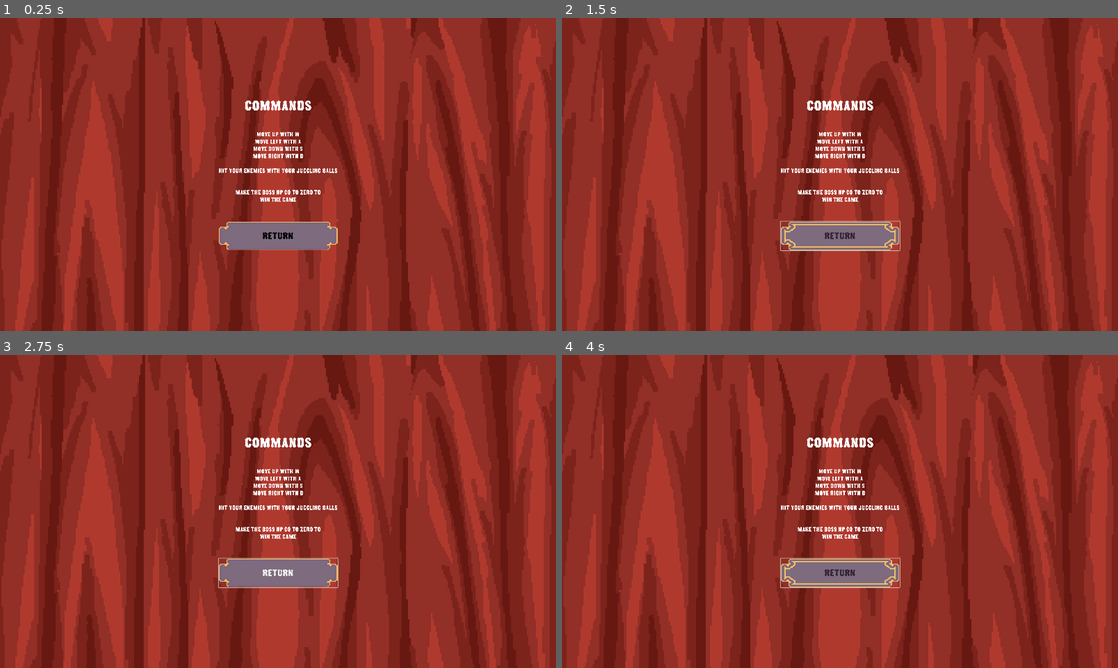
Above: before the commit, frames 1-4 (two rows, left to right).
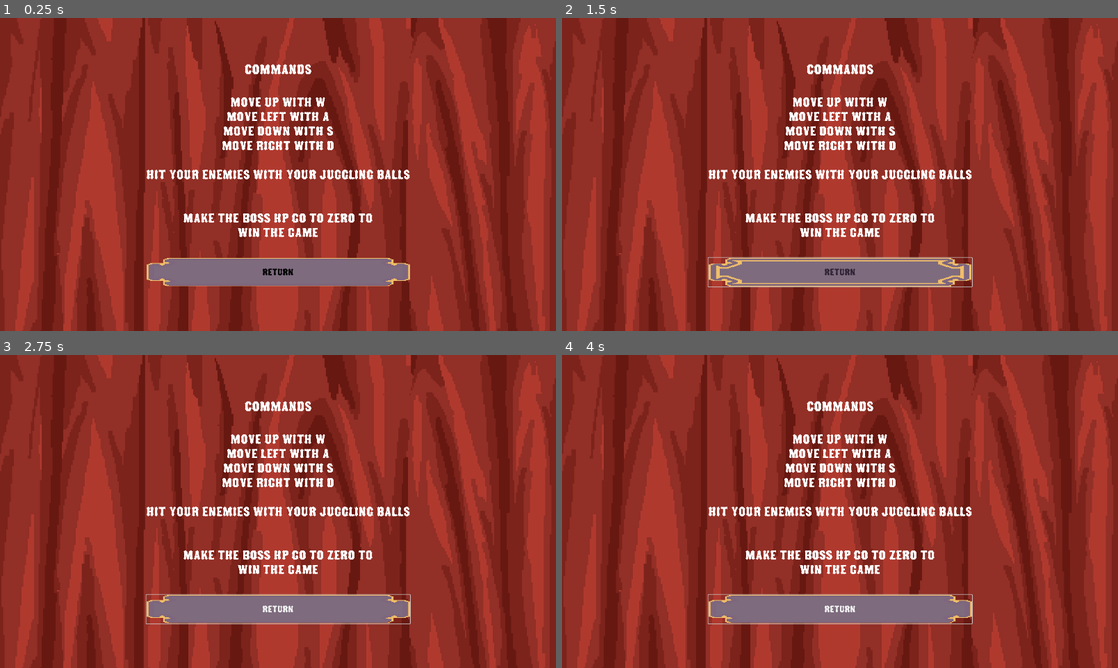
Above: after the commit, the same moments.

Repository: OscarPindaro/BossRushJam2025
Game: Godot game, scene res://scenes/menu/commands_menu/commands_menu.tscn
Same seed, same stepped clock (60 frames per second), same inputs: the game is played once before the commit and once after it. This scene is started directly instead of the project's main scene.
Inputs (mouse positions are in pixels of both pictures, inside the frame that each line leads up to):
- Up to frame 1 (0.25 s): no input
- Up to frame 2 (1.5 s): tap Enter at 0.5 s; move the mouse to (962, 158) at 0.52 s; hold D (ui_right) 0.53-1.25 s; click "Return" at 1.25 s
- Up to frame 3 (2.75 s): move the mouse to (166, 527) at 2.02 s; hold S (ui_down) from 2.03 s (still down)
- Up to frame 4 (4 s): move the mouse to (895, 442) at 2.77 s; release S (ui_down) at 2.78 s; hold D (ui_right) 2.78-3.53 s; move the mouse to (812, 574) at 3.52 s; hold W (ui_up) from 3.53 s (still down)

The runs differ from the first frame. In frame 1, 9.5% of the frame differs, in the area x 26-74%, y 14-86%; in frame 2, 9.9%; in frame 3, 10%; in frame 4, 10%.

Commit message:
changed font size

Diff:
--- a/asset/graphic/UI/HealthBar/healthbar.tres
+++ b/asset/graphic/UI/HealthBar/healthbar.tres
@@ -8,7 +8,7 @@
 
 [sub_resource type="StyleBoxTexture" id="StyleBoxTexture_ibldd"]
 texture = ExtResource("2_dfox3")
-region_rect = Rect2(0.271341, -0.142315, 92.7536, 9.36455)
+region_rect = Rect2(0, 0, 93, 9)
 
 [resource]
 ProgressBar/styles/background = SubResource("StyleBoxTexture_45avu")
--- a/scenes/menu/commands_menu/commands_menu.tscn
+++ b/scenes/menu/commands_menu/commands_menu.tscn
@@ -13,7 +13,7 @@
 
 [sub_resource type="LabelSettings" id="LabelSettings_xbboo"]
 font = ExtResource("2_mb0lv")
-font_size = 18
+font_size = 40
 
 [node name="CommandsMenu" type="Control"]
 layout_mode = 3
--- a/scenes/menu/credits_menu/credits_menu.tscn
+++ b/scenes/menu/credits_menu/credits_menu.tscn
@@ -12,7 +12,7 @@
 
 [sub_resource type="LabelSettings" id="LabelSettings_7htxs"]
 font = ExtResource("2_74b4k")
-font_size = 20
+font_size = 30
 
 [node name="CreditsMenu" type="Control"]
 layout_mode = 3
